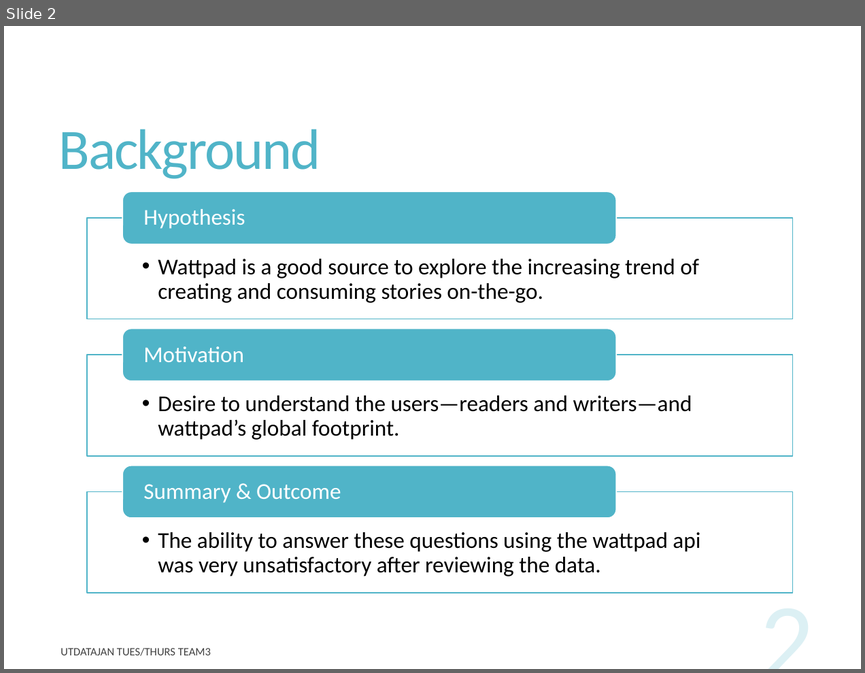
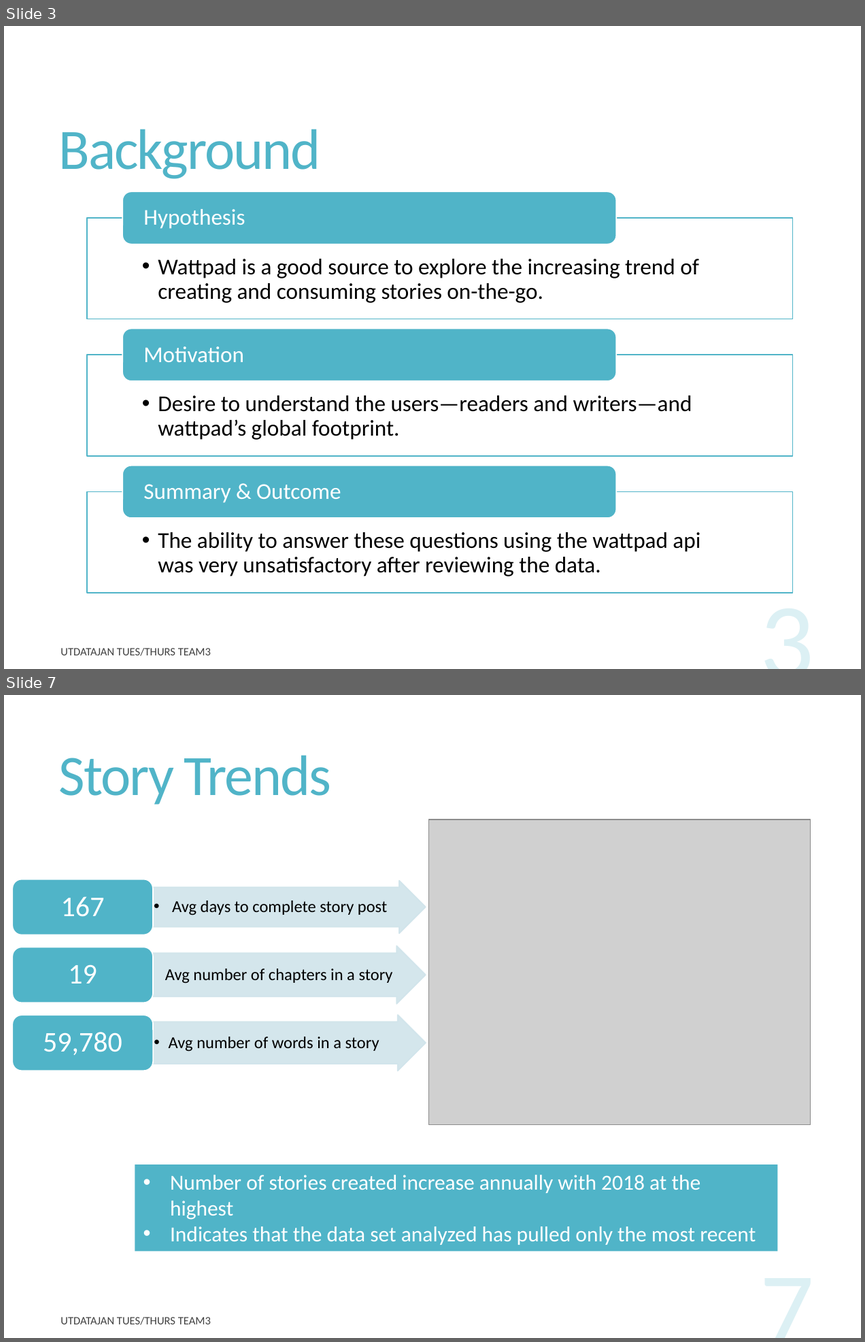
Before and after one commit to rupalimayekar/ProjectWattpad, a slide deck: WattpadPrez.pptx. Shown one above the other, each under a label of ours: slide 2 before the commit, slides 3 and 7 after it; the slides between them are not shown. The pictures are 865x673 and 865x1342 pixels, drawn with LibreOffice and Linux fonts; fonts in the diff are those of the drawing; grey boxes stand for pictures. Boxes give left, top, right and bottom in pixels: in the first picture for what was removed or moved away, otherwise in the second. Text is boxed around its words. In the diff, an @@ line names an element or a change of style, - is before the commit and + after.

```diff
--- a/WattpadPrez.pptx
+++ b/WattpadPrez.pptx
@@ slide 7 added at (4,695,861,1338), background #FFFFFF @@
@@ title added at (59,755,331,804), 48 pt, text #50B4C8 @@
+Story Trends
@@ picture added at (429,819,810,1124) @@
@@ group added at (13,879,426,1070): 6 texts, 3 right arrows, 3 rounded rectangles @@
+  • Avg days to complete story post
+167
+  Avg number of chapters in a story
+19
+  • Avg number of words in a story
+59,780
@@ rectangle added at (135,1164,778,1251), fill #50B4C8, 18 pt, text #FFFFFF @@
+• Number of stories created increase annually with 2018 at the highest
+• Indicates that the data set analyzed has pulled only the most recent records
@@ page number added at (617,1242,822,1338), 90 pt, text #50B4C8 at 20% opacity @@
+7
@@ text added at (60,1317,211,1325), 9.5 pt, text #000000 at 75% opacity @@
+UTDATAJAN TUES/THURS TEAM3
@@ what was slide 2 is now slide 3 @@
@@ page number at (617,573,822,669): text changed @@
-2
+3
```
Also in this commit, not shown: 8 slides changed, 1 other slide added, 1 slide removed, 19 other files.
